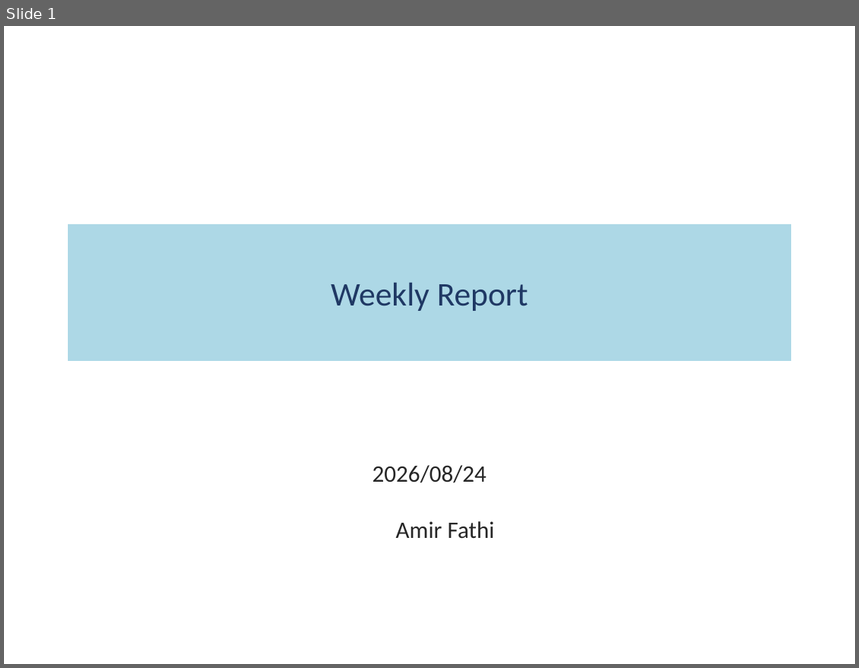
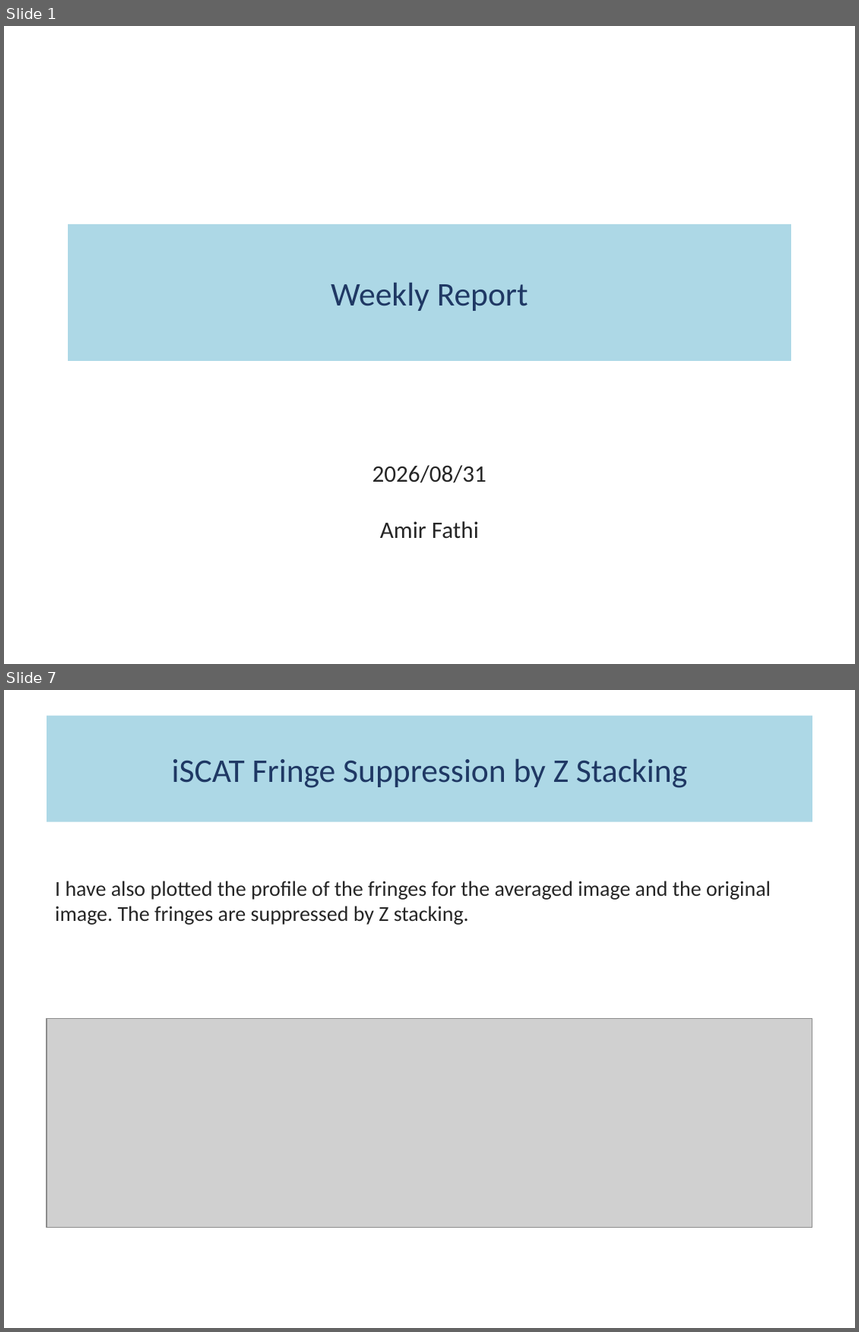
Before and after one commit to fathi0amir/ppt-with-quarto, a slide deck: main.pptx. Shown one above the other, each under a label of ours: slide 1 before the commit, slides 1 and 7 after it; the slides between them are not shown. The pictures are 859x668 and 859x1332 pixels, drawn with LibreOffice and Linux fonts; fonts in the diff are those of the drawing; grey boxes stand for pictures. Boxes give left, top, right and bottom in pixels: in the first picture for what was removed or moved away, otherwise in the second. Text is boxed around its words. In the diff, an @@ line names an element or a change of style, - is before the commit and + after.

```diff
--- a/main.pptx
+++ b/main.pptx
@@ slide 7 added at box(4, 690, 855, 1328), background #FFFFFF @@
@@ title added at box(47, 716, 813, 822), fill #ADD8E6, 28 pt, text #1F3864 @@
+iSCAT Fringe Suppression by Z Stacking
@@ text added at box(55, 881, 771, 925), 18 pt, text #262626 @@
+I have also plotted the profile of the fringes for the averaged image and the original image. The fringes are suppressed by Z stacking.
@@ picture added at box(47, 1018, 813, 1228) @@
@@ slide 1 changed as well @@
@@ subtitle at box(373, 465, 487, 539): text changed @@
-2026/08/24
-Amir Fathi
+2026/08/31
+Amir Fathi
```
Also in this commit, not shown: 3 other slides changed, 4 other slides added, 4 slides removed, 5 other files.
